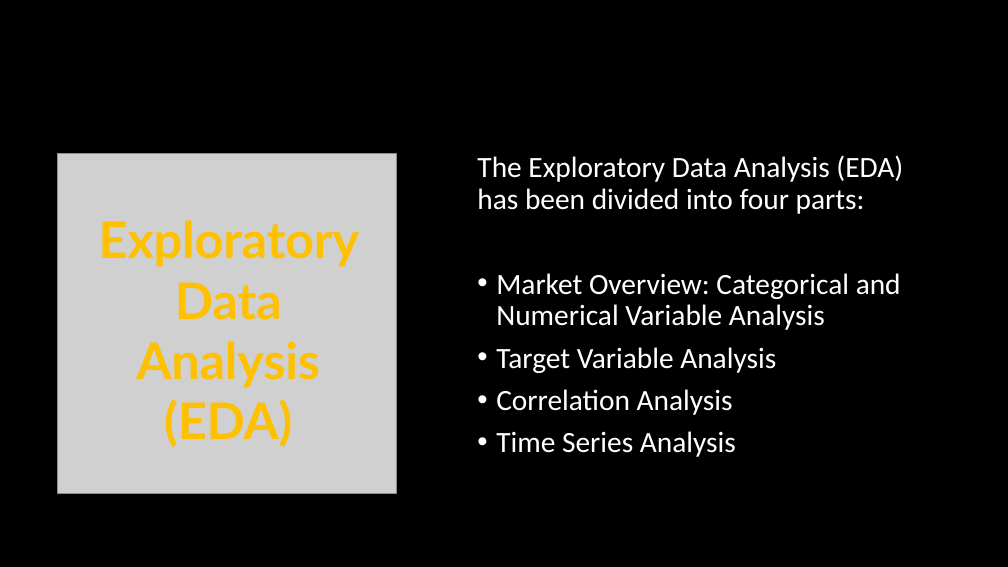
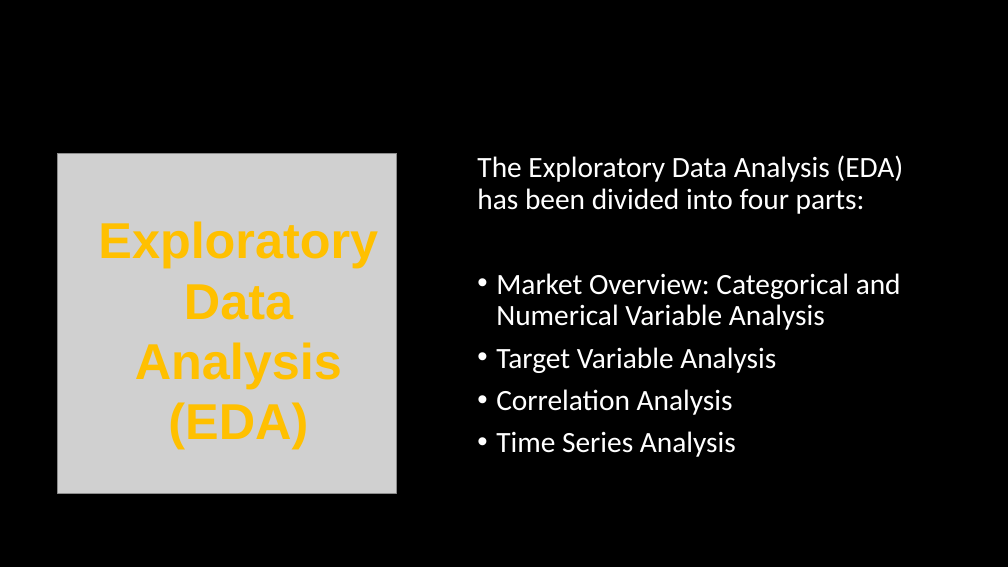
Before and after one commit to taimoorRazi/Bank-Marketing-Project, a slide deck: slide 8 of Week 11/Bank Marketing Campaign Presentation.pptx. Drawn at 1008x567 pixels with LibreOffice and Linux fonts; fonts in the diff are those of the drawing; grey boxes stand for pictures. Boxes give left, top, right and bottom in pixels: in the first picture for what was removed or moved away, otherwise in the second. Text is boxed around its words. In the diff, an @@ line names an element or a change of style, - is before the commit and + after.

```diff
--- a/Week 11/Bank Marketing Campaign Presentation.pptx
+++ b/Week 11/Bank Marketing Campaign Presentation.pptx
@@ text "Exploratory Data Analysis (EDA)" at box(98, 221, 378, 449): font Lato to Arial, letter spacing -0.1 to 0 pt @@
```
Also in this commit, not shown: 18 other slides changed, 11 slides added, 2 slides removed.
